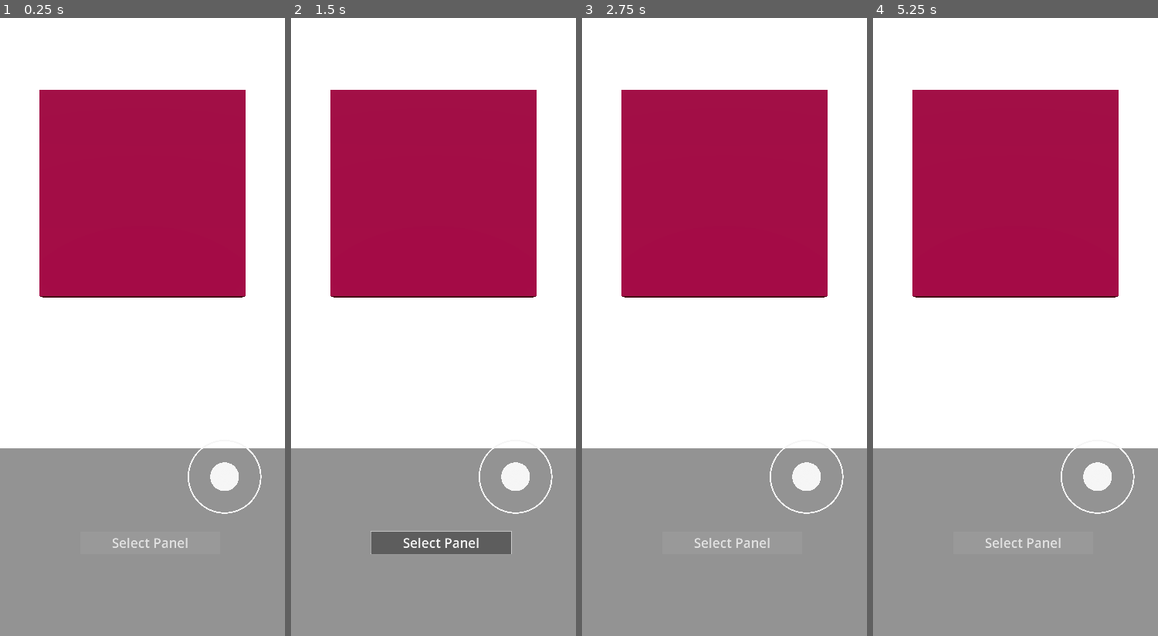
Above: before the commit, frames 1-4 (left to right).
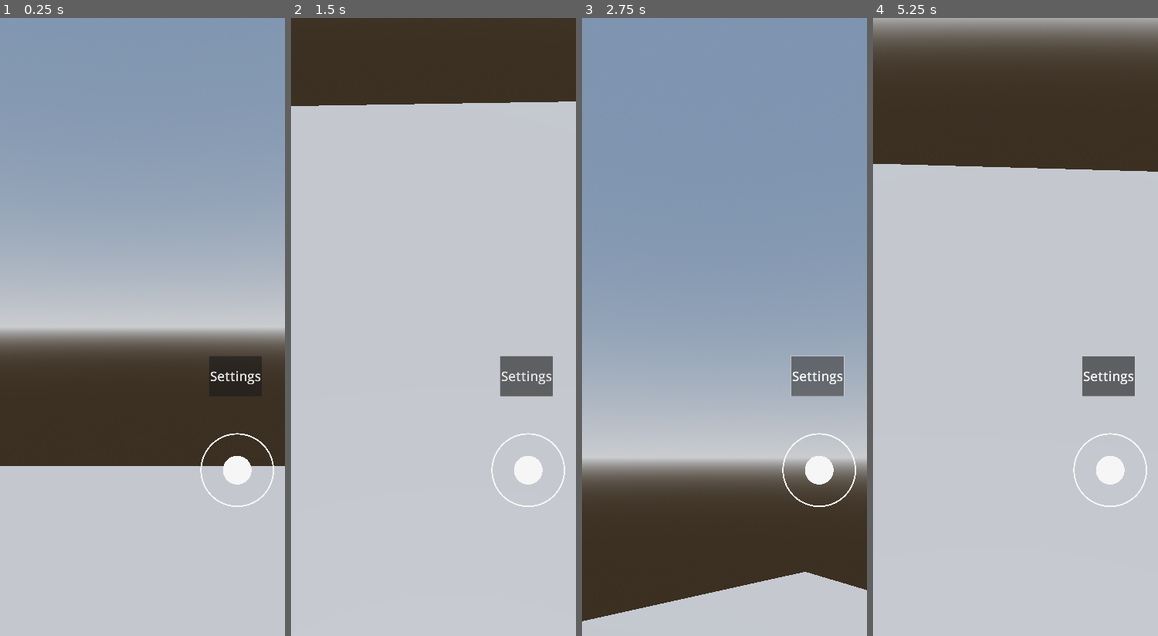
Above: after the commit, the same moments.

Repository: xander-carruth/swiftgodotkit-demo
Game: Godot game, scene res://CharacterGameplay.tscn
Two runs of this game, one before a commit and one after it. Both use one fixed random seed, a clock stepped at 60 frames per second and the inputs below. Before the commit the project starts from res://SelectableSquares.tscn.
Inputs (mouse positions are in pixels of both pictures, inside the frame that each line leads up to; where the layout moved, square brackets give the same spot in the first picture):
- Up to frame 1 (0.25 s): no input
- Up to frame 2 (1.5 s): click (527, 469) [513, 475] at 0.5 s; click (442, 543) at 1.25 s, where only the run before the commit has a clickable "Select Panel"
- Up to frame 3 (2.75 s): click (818, 376) [804, 475] at 2 s
- Up to frame 4 (5.25 s): move the mouse to (1078, 296) at 2.77 s; hold Right (ui_right) 2.78-3.53 s; move the mouse to (958, 357) at 3.52 s; hold Down (ui_down) 3.53-4.28 s; move the mouse to (1044, 191) at 4.27 s; hold Right (ui_right) 4.28-5.03 s; move the mouse to (1001, 450) at 5.02 s; hold Up (ui_up) from 5.03 s (still down)

The runs differ from the first frame. In frame 1, 100% of the frame differs, in the area x 0-100%, y 0-100%; in frame 2, 100%; in frame 3, 99%; in frame 4, 100%.

Commit message:
Added movable character scene

Diff:
--- a/SwiftGodotKitDemoProject/CharacterGameplay.tscn
+++ b/SwiftGodotKitDemoProject/CharacterGameplay.tscn
@@ -1,10 +1,73 @@
-[gd_scene load_steps=2 format=3 uid="uid://wcgiq24agu33"]
+[gd_scene load_steps=12 format=3 uid="uid://wcgiq24agu33"]
+
+[ext_resource type="PackedScene" uid="uid://c7glvstpp06ak" path="res://character.tscn" id="1_3ksj4"]
+[ext_resource type="Script" uid="uid://d3tkjykkbcgt0" path="res://character.gd" id="2_lwmuc"]
+[ext_resource type="PackedScene" uid="uid://yby1jaejm40t" path="res://ui/PlayerHUD.tscn" id="3_lwmuc"]
+
+[sub_resource type="ProceduralSkyMaterial" id="ProceduralSkyMaterial_lwmuc"]
+sky_horizon_color = Color(0.662243, 0.671743, 0.686743, 1)
+ground_horizon_color = Color(0.662243, 0.671743, 0.686743, 1)
+
+[sub_resource type="Sky" id="Sky_r0lkj"]
+sky_material = SubResource("ProceduralSkyMaterial_lwmuc")
+
+[sub_resource type="Environment" id="Environment_jlvqi"]
+background_mode = 2
+sky = SubResource("Sky_r0lkj")
+tonemap_mode = 2
+glow_enabled = true
 
 [sub_resource type="PlaneMesh" id="PlaneMesh_58gnk"]
 
+[sub_resource type="ConcavePolygonShape3D" id="ConcavePolygonShape3D_3ksj4"]
+data = PackedVector3Array(1, 0, 1, -1, 0, 1, 1, 0, -1, -1, 0, 1, -1, 0, -1, 1, 0, -1)
+
+[sub_resource type="BoxShape3D" id="BoxShape3D_ws2ku"]
+
+[sub_resource type="BoxMesh" id="BoxMesh_ib6uv"]
+
+[sub_resource type="StandardMaterial3D" id="StandardMaterial3D_g7dy1"]
+albedo_color = Color(0.886275, 0.168627, 0.0627451, 1)
+
 [node name="CharacterGameplay" type="Node3D"]
 
+[node name="WorldEnvironment" type="WorldEnvironment" parent="."]
+environment = SubResource("Environment_jlvqi")
+
 [node name="Land" type="MeshInstance3D" parent="."]
+transform = Transform3D(5, 0, 0, 0, 5, 0, 0, 0, 5, 0, 0, 0)
 mesh = SubResource("PlaneMesh_58gnk")
 
-[node name="MeshInstance3D2" type="MeshInstance3D" parent="."]
+[node name="StaticBody3D" type="StaticBody3D" parent="Land"]
+
+[node name="CollisionShape3D" type="CollisionShape3D" parent="Land/StaticBody3D"]
+shape = SubResource("ConcavePolygonShape3D_3ksj4")
+
+[node name="StaticBody3D2" type="StaticBody3D" parent="Land"]
+transform = Transform3D(0.2, 0, 0, 0, 0.2, 0, 0, 0, 0.2, -0.45, 0.1, 0)
+
+[node name="CollisionShape3D" type="CollisionShape3D" parent="Land/StaticBody3D2"]
+shape = SubResource("BoxShape3D_ws2ku")
+
+[node name="MeshInstance3D" type="MeshInstance3D" parent="Land/StaticBody3D2"]
+mesh = SubResource("BoxMesh_ib6uv")
+surface_material_override/0 = SubResource("StandardMaterial3D_g7dy1")
+
+[node name="StaticBody3D3" type="StaticBody3D" parent="Land"]
+transform = Transform3D(0.2, 0, 0, 0, 0.2, 0, 0, 0, 0.2, 0.594204, 0.1, 0.580827)
+
+[node name="CollisionShape3D" type="CollisionShape3D" parent="Land/StaticBody3D3"]
+shape = SubResource("BoxShape3D_ws2ku")
+
+[node name="MeshInstance3D" type="MeshInstance3D" parent="Land/StaticBody3D3"]
+mesh = SubResource("BoxMesh_ib6uv")
+surface_material_override/0 = SubResource("StandardMaterial3D_g7dy1")
+
+[node name="Character" parent="." instance=ExtResource("1_3ksj4")]
+transform = Transform3D(1, 0, 0, 0, 1, 0, 0, 0, 1, 0, 0.818796, 0)
+script = ExtResource("2_lwmuc")
+
+[node name="DirectionalLight3D" type="DirectionalLight3D" parent="."]
+transform = Transform3D(1, 0, 0, 0, 0.237584, 0.971367, 0, -0.971367, 0.237584, 0, 3.02057, 0)
+
+[node name="PlayerHud" parent="." instance=ExtResource("3_lwmuc")]
--- a/SwiftGodotKitDemoProject/SelectableSquares.tscn
+++ b/SwiftGodotKitDemoProject/SelectableSquares.tscn
@@ -1,10 +1,23 @@
-[gd_scene load_steps=14 format=3 uid="uid://crfld0rtef5ge"]
+[gd_scene load_steps=16 format=3 uid="uid://crfld0rtef5ge"]
 
 [ext_resource type="PackedScene" uid="uid://dgtqpca2xvdgk" path="res://ui/HUD.tscn" id="1_ff4w1"]
 [ext_resource type="Script" uid="uid://rpgeumq0n05a" path="res://selectable_squares.gd" id="1_yy6ht"]
 [ext_resource type="Script" uid="uid://pvk15iugeiuq" path="res://camera_motion.gd" id="2_s0mlu"]
 [ext_resource type="Script" uid="uid://baamqwcgnyi8" path="res://panel_indicator.gd" id="3_48dcl"]
 [ext_resource type="Script" uid="uid://6ywgjdkbdg6e" path="res://panel_manager.gd" id="5_iir56"]
+
+[sub_resource type="ProceduralSkyMaterial" id="ProceduralSkyMaterial_48dcl"]
+sky_horizon_color = Color(0.662243, 0.671743, 0.686743, 1)
+ground_horizon_color = Color(0.662243, 0.671743, 0.686743, 1)
+
+[sub_resource type="Sky" id="Sky_iir56"]
+sky_material = SubResource("ProceduralSkyMaterial_48dcl")
+
+[sub_resource type="Environment" id="Environment_abvlt"]
+background_mode = 2
+sky = SubResource("Sky_iir56")
+tonemap_mode = 2
+glow_enabled = true
 
 [sub_resource type="PlaneMesh" id="PlaneMesh_haekb"]
 
@@ -24,11 +37,15 @@
 
 [sub_resource type="CapsuleMesh" id="CapsuleMesh_iir56"]
 
-[sub_resource type="Environment" id="Environment_abvlt"]
-glow_enabled = true
-
 [node name="Node3D" type="Node3D"]
 script = ExtResource("1_yy6ht")
+
+[node name="WorldEnvironment" type="WorldEnvironment" parent="."]
+environment = SubResource("Environment_abvlt")
+
+[node name="DirectionalLight3D" type="DirectionalLight3D" parent="."]
+transform = Transform3D(-0.866023, -0.433016, 0.250001, 0, 0.499998, 0.866027, -0.500003, 0.749999, -0.43301, 0, 0, 0)
+shadow_enabled = true
 
 [node name="Hud" parent="." instance=ExtResource("1_ff4w1")]
 
@@ -70,19 +87,15 @@
 
 [node name="Character" type="MeshInstance3D" parent="."]
 mesh = SubResource("CapsuleMesh_iir56")
-
-[node name="Camera3D" type="Camera3D" parent="Character"]
-transform = Transform3D(1, 0, 0, 0, 1, 0, 0, 0, 1, 0, 0.600811, 0)
 script = ExtResource("2_s0mlu")
 
-[node name="CanvasLayer" type="CanvasLayer" parent="Character/Camera3D"]
+[node name="Head" type="Node3D" parent="Character"]
 
-[node name="DirectionalLight3D" type="DirectionalLight3D" parent="."]
-transform = Transform3D(1, 0, 0, 0, 0.362877, 0.931837, 0, -0.931837, 0.362877, 0, 4.93375, 1.6956)
+[node name="Camera3D" type="Camera3D" parent="Character/Head"]
+transform = Transform3D(1, 0, 0, 0, 1, 0, 0, 0, 1, 0, 0.600811, 0)
 
-[node name="PanelManager" type="Node" parent="." node_paths=PackedStringArray("camera")]
+[node name="PanelManager" type="Node" parent="." node_paths=PackedStringArray("character")]
 script = ExtResource("5_iir56")
-camera = NodePath("../Character/Camera3D")
+character = NodePath("../Character")
 
-[node name="WorldEnvironment" type="WorldEnvironment" parent="."]
-environment = SubResource("Environment_abvlt")
+[node name="CanvasLayer" type="CanvasLayer" parent="."]
--- a/SwiftGodotKitDemoProject/camera_motion.gd
+++ b/SwiftGodotKitDemoProject/camera_motion.gd
@@ -1,22 +1,14 @@
-extends Camera3D
+extends MeshInstance3D
 signal yaw_changed(yaw: float)
+@onready var head = $Head
 
-@export var yaw_speed := 30.0 # °/s at full deflection
-@export var pitch_speed := -30.0 # °/s
-var _dir: Vector2 = Vector2.ZERO # last stick value
-var _yaw_deg: float = 0.0
-var _pitch_deg: float = 0.0 # clamped to ±60 °
+const SENSITIVITY = 0.10
 
-# called by Main.gd whenever the knob moves
-func set_stick(id: String, dir: Vector2) -> void:
-	if id == "SSRotation":
-		_dir = dir
-
-func _process(delta: float) -> void:
-	if _dir == Vector2.ZERO:
-		return
-
-	_yaw_deg -= _dir.x * yaw_speed * delta
-	_pitch_deg = clamp(_pitch_deg + _dir.y * pitch_speed * delta, -60.0, 60.0)
-	rotation_degrees = Vector3(_pitch_deg, _yaw_deg, 0.0)
-	yaw_changed.emit(fposmod(_yaw_deg, 360.0))
+func _input(event: InputEvent) -> void:
+	if event is InputEventMouseMotion:
+		rotate_y(deg_to_rad(-event.relative.x * SENSITIVITY))
+		head.rotate_x(deg_to_rad(-event.relative.y * SENSITIVITY))
+		head.rotation.x = clamp(head.rotation.x, deg_to_rad(-45), deg_to_rad(60))
+		var yaw = fposmod(rotation_degrees.y, 360.0)
+		yaw_changed.emit(yaw)
+		print(yaw)
--- a/SwiftGodotKitDemoProject/character.gd
+++ b/SwiftGodotKitDemoProject/character.gd
@@ -1,9 +1,16 @@
 extends CharacterBody3D
 @onready var HEAD = $Head
 
+const SENSITIVITY = 0.10
 const SPEED = 5.0
 const JUMP_VELOCITY = 4.5
 
+func _input(event):
+	if event is InputEventMouseMotion:
+		rotate_y(deg_to_rad(-event.relative.x * SENSITIVITY))
+		HEAD.rotate_x(deg_to_rad(-event.relative.y * SENSITIVITY))
+
+		HEAD.rotation.x = clamp(HEAD.rotation.x, deg_to_rad(-45), deg_to_rad(60))
 
 func _physics_process(delta: float) -> void:
 	# Add the gravity.
--- a/SwiftGodotKitDemoProject/character.tscn
+++ b/SwiftGodotKitDemoProject/character.tscn
@@ -12,3 +12,8 @@
 
 [node name="CollisionShape3D" type="CollisionShape3D" parent="."]
 shape = SubResource("CapsuleShape3D_glpr6")
+
+[node name="Head" type="Node3D" parent="."]
+
+[node name="Camera3D" type="Camera3D" parent="Head"]
+transform = Transform3D(1, 0, 0, 0, 1, 0, 0, 0, 1, 0, 0.638395, -0.23884)
--- a/SwiftGodotKitDemoProject/character_camera.gd
+++ /dev/null
@@ -1,29 +0,0 @@
-extends Camera3D
-signal yaw_changed(yaw: float)
-
-@export var yaw_speed := 30.0 # °/s at full deflection
-@export var pitch_speed := -30.0 # °/s
-var _dir: Vector2 = Vector2.ZERO # last stick value
-var _yaw_deg: float = 0.0
-var _pitch_deg: float = 0.0 # clamped to ±60 °
-
-var _look_stick := Vector2.ZERO
-@onready var _player := get_parent()
-
-# called by Main.gd whenever the knob moves
-func set_stick(id: String, dir: Vector2) -> void:
-	if id == "CGRotation":
-		_look_stick = dir
-
-func _process(delta: float) -> void:
-	if _look_stick == Vector2.ZERO:
-		return
-
-	 # ---- yaw: rotate the character body ----
-	_player.rotate_y(deg_to_rad(-_look_stick.x * yaw_speed * delta))
-
-	 # ---- pitch: rotate camera (X axis only) ----
-	_pitch_deg = clamp(_pitch_deg + _look_stick.y * pitch_speed * delta, -60, 60)
-	rotation_degrees = Vector3(_pitch_deg, 0, 0)
-
-	yaw_changed.emit(fposmod(_player.rotation_degrees.y, 360.0))
--- a/SwiftGodotKitDemoProject/panel_manager.gd
+++ b/SwiftGodotKitDemoProject/panel_manager.gd
@@ -1,14 +1,14 @@
 extends Node
 signal color_chosen(colour: String)
 
-@export var camera: Node # drag the Camera3D
+@export var character: Node # drag the Camera3D
 
 @onready var select_button := $"../Hud/SelectButton"
 
 var _active: Node = null
 
 func _ready():
-	camera.yaw_changed.connect(_on_orient)
+	character.yaw_changed.connect(_on_orient)
 	select_button.pressed.connect(_on_select)
 
 func _on_orient(yaw: float) -> void:
--- a/SwiftGodotKitDemoProject/project.godot
+++ b/SwiftGodotKitDemoProject/project.godot
@@ -11,7 +11,7 @@
 [application]
 
 config/name="SwiftGodotKit Demo Project"
-run/main_scene="uid://crfld0rtef5ge"
+run/main_scene="uid://wcgiq24agu33"
 config/features=PackedStringArray("4.4", "Mobile")
 config/icon="res://icon.svg"
 
--- a/SwiftGodotKitDemoProject/selectable_squares.gd
+++ b/SwiftGodotKitDemoProject/selectable_squares.gd
@@ -5,4 +5,5 @@
 
 
 func _ready() -> void:
-	joystick.moved.connect(camera.set_stick)
+	# do nothing
+	print("ready")
--- a/SwiftGodotKitDemoProject/ui/HUD.tscn
+++ b/SwiftGodotKitDemoProject/ui/HUD.tscn
@@ -1,6 +1,4 @@
-[gd_scene load_steps=4 format=3 uid="uid://dgtqpca2xvdgk"]
-
-[ext_resource type="PackedScene" uid="uid://bnet6rhsnjtds" path="res://ui/joystick.tscn" id="1_1x8ju"]
+[gd_scene load_steps=3 format=3 uid="uid://dgtqpca2xvdgk"]
 
 [sub_resource type="Theme" id="Theme_1x8ju"]
 default_font_size = 50
@@ -8,10 +6,6 @@
 [sub_resource type="StyleBoxFlat" id="StyleBoxFlat_aaqae"]
 
 [node name="Hud" type="CanvasLayer"]
-
-[node name="Joystick" parent="." instance=ExtResource("1_1x8ju")]
-position = Vector2(851, 1737)
-scale = Vector2(3, 3)
 
 [node name="SelectButton" type="Button" parent="."]
 offset_left = 303.0
--- a/SwiftGodotKitDemoProject/ui/PlayerHUD.tscn
+++ b/SwiftGodotKitDemoProject/ui/PlayerHUD.tscn
@@ -7,12 +7,8 @@
 
 [node name="PlayerHud" type="CanvasLayer"]
 
-[node name="RotationJoystick" parent="." instance=ExtResource("1_3j41j")]
-position = Vector2(856, 1773)
-scale = Vector2(3, 3)
-
 [node name="PositionJoystick" parent="." instance=ExtResource("1_3j41j")]
-position = Vector2(207, 1339)
+position = Vector2(899, 1712)
 scale = Vector2(3, 3)
 
 [node name="Button" type="Button" parent="."]
--- a/SwiftGodotKitDemoProject/ui/joystick.gd
+++ b/SwiftGodotKitDemoProject/ui/joystick.gd
@@ -1,15 +1,29 @@
+# joystick.gd  – attach to the pad background
 extends Node2D
+@export var deadzone := 15
+@export var max_length := 150.0
+@export var action_left := "ui_left"
+@export var action_right := "ui_right"
+@export var action_up := "ui_up"
+@export var action_down := "ui_down"
 
-@export var id: String = "default"
-@export var deadzone = 15
-signal moved(id: String, dir: Vector2)
+@onready var knob := $Knob
+var _dir := Vector2.ZERO # last frame’s vector
 
-@onready var knob := get_node("Knob")
-var posVector := Vector2.ZERO # optional pull API
+func _ready():
+    knob.vector_changed.connect(_on_vector)
 
-func _ready() -> void:
-    knob.vector_changed.connect(_on_knob_vector) # ← safe in Godot 4
+func _on_vector(v: Vector2) -> void:
+    # --- emit analog strengths into the Input system ---
+    _publish_axis(action_left, -v.x) # negative X
+    _publish_axis(action_right, v.x) # positive X
+    _publish_axis(action_up, -v.y) # negative Y (up on screen)
+    _publish_axis(action_down, v.y) # positive Y
+    _dir = v
 
-func _on_knob_vector(v: Vector2) -> void:
-    posVector = v
-    moved.emit(id, v)
+func _publish_axis(action: String, strength: float) -> void:
+    strength = clamp(strength, 0.0, 1.0)
+    if strength > 0.001:
+        Input.action_press(action, strength)
+    else:
+        Input.action_release(action)
Not shown, changed: SwiftGodotKitDemoApp/SwiftGodotKitDemoApp.xcodeproj/project.xcworkspace/xcuserdata/xandercarruth.xcuserdatad/UserInterfaceState.xcuserstate
Not shown, changed: SwiftGodotKitDemoApp/demo.pck
